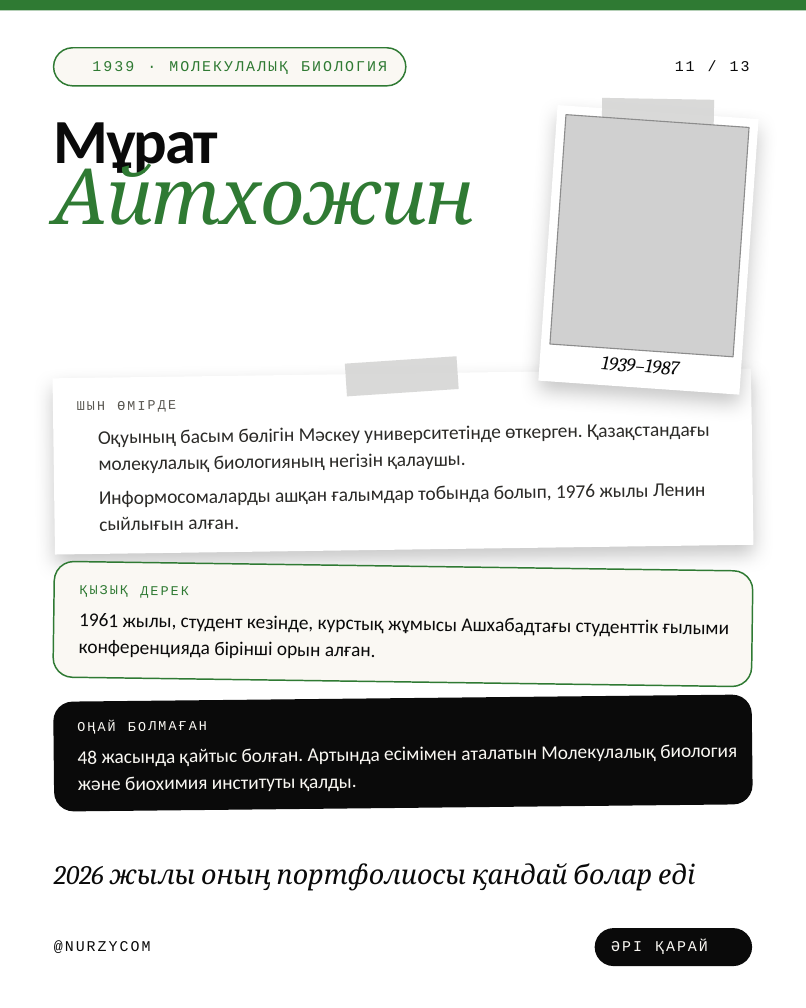
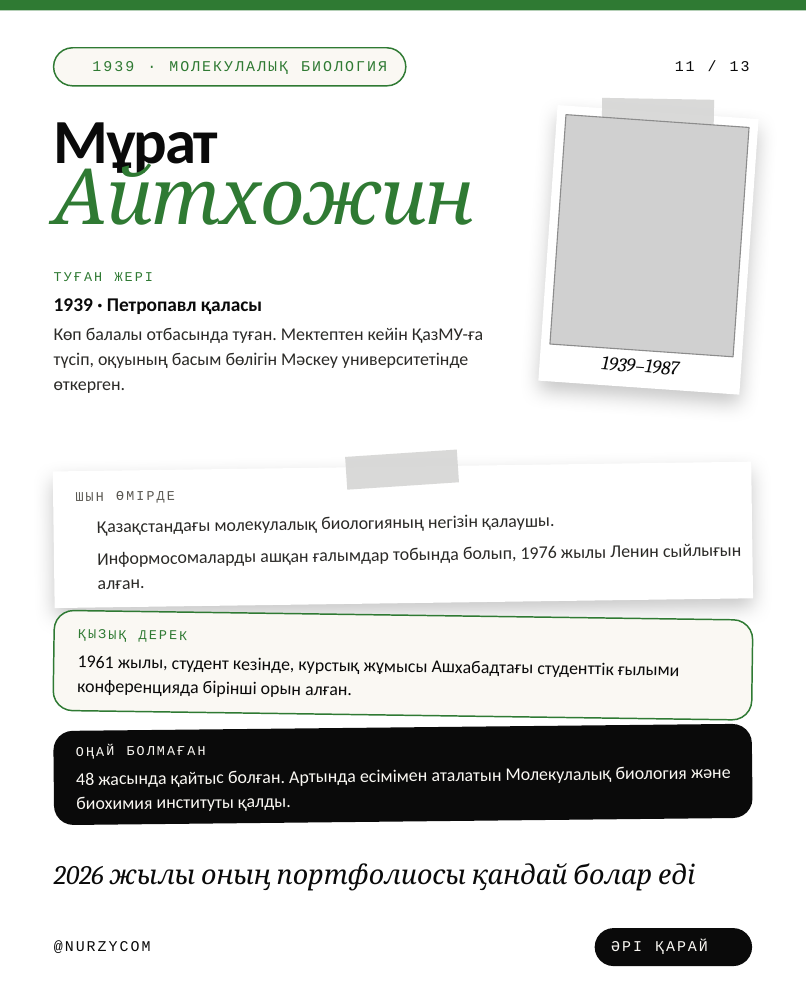
Before and after one commit to galiandojonathan-ship-it1/nurzycom_brand, a slide deck: slide 11 of social/pptx/kz-scientists.pptx. Drawn at 806x1008 pixels with LibreOffice and Linux fonts; fonts in the diff are those of the drawing; grey boxes stand for pictures; background and template pictures are left out. Boxes give left, top, right and bottom in pixels: in the first picture for what was removed or moved away, otherwise in the second. Text is boxed around its words. In the diff, an @@ line names an element or a change of style, - is before the commit and + after.

```diff
--- a/social/pptx/kz-scientists.pptx
+++ b/social/pptx/kz-scientists.pptx
@@ text added at <box>54,272,153,281</box>, 9 pt, text #2F7A33 @@
+ТУҒАН ЖЕРІ
@@ text added at <box>54,298,262,314</box>, 13 pt, text #0A0A0A, bold @@
+1939 · Петропавл қаласы
@@ text added at <box>54,328,483,393</box>, 12 pt, text #2B2A27 @@
+Көп балалы отбасында туған. Мектептен кейін ҚазМУ-ға түсіп, оқуының басым бөлігін Мәскеу университетінде өткерген.
@@ rectangle: place and size @@
-rectangle at <box>53,368,753,554</box>
+rectangle at <box>53,462,753,608</box>
@@ text "ШЫН ӨМІРДЕ": place and size @@
-text "ШЫН ӨМІРДЕ" at <box>77,400,176,412</box>
+text "ШЫН ӨМІРДЕ" at <box>76,491,175,503</box>
@@ rectangle: place and size @@
-rectangle at <box>345,356,459,397</box>
+rectangle at <box>345,450,459,490</box>
@@ text "Информосомаларды ашқан ғалымдар тобында болып, ...": place and size @@
-text "Информосомаларды ашқан ғалымдар тобында болып, ..." at <box>99,483,706,531</box>
+text "Информосомаларды ашқан ғалымдар тобында болып, ..." at <box>97,544,741,589</box>
@@ text "Информосомаларды ашқан ғалымдар тобында болып, ..." at <box>97,544,741,589</box>: size 13 to 12 pt; line spacing 17.7pt to 16.3pt @@
@@ text at <box>97,514,554,536</box>: text changed; size 13 to 12 pt @@
-Оқуының басым бөлігін Мәскеу университетінде өткерген. Қазақстандағы молекулалық биологияның негізін қалаушы.
+Қазақстандағы молекулалық биологияның негізін қалаушы.
@@ rounded rectangle at <box>53,610,753,720</box>: proportions changed @@
@@ rounded rectangle: place and size @@
-rounded rectangle at <box>53,561,753,687</box>
+rounded rectangle at <box>53,610,753,720</box>
@@ text "ҚЫЗЫҚ ДЕРЕК": place and size @@
-text "ҚЫЗЫҚ ДЕРЕК" at <box>79,585,189,598</box>
+text "ҚЫЗЫҚ ДЕРЕК" at <box>78,629,188,642</box>
@@ text "1961 жылы, студент кезінде, курстық ..." at <box>77,655,679,697</box>: size 13 to 12 pt; line spacing 17.9pt to 16.3pt @@
@@ text "1961 жылы, студент кезінде, курстық ...": place and size @@
-text "1961 жылы, студент кезінде, курстық ..." at <box>79,613,729,658</box>
+text "1961 жылы, студент кезінде, курстық ..." at <box>77,655,679,697</box>
@@ rounded rectangle: place and size @@
-rounded rectangle at <box>53,694,753,811</box>
+rounded rectangle at <box>53,724,753,826</box>
@@ rounded rectangle at <box>53,724,753,826</box>: proportions changed @@
@@ text "ОҢАЙ БОЛМАҒАН": place and size @@
-text "ОҢАЙ БОЛМАҒАН" at <box>77,721,207,734</box>
+text "ОҢАЙ БОЛМАҒАН" at <box>76,746,206,759</box>
@@ text "48 жасында қайтыс болған. Артында ...": place and size @@
-text "48 жасында қайтыс болған. Артында ..." at <box>78,744,737,791</box>
+text "48 жасында қайтыс болған. Артында ..." at <box>76,767,731,811</box>
@@ text "48 жасында қайтыс болған. Артында ..." at <box>76,767,731,811</box>: size 13 to 12 pt; line spacing 17.9pt to 16.3pt @@
```
Also in this commit, not shown: 9 other slides changed, 21 other files.
